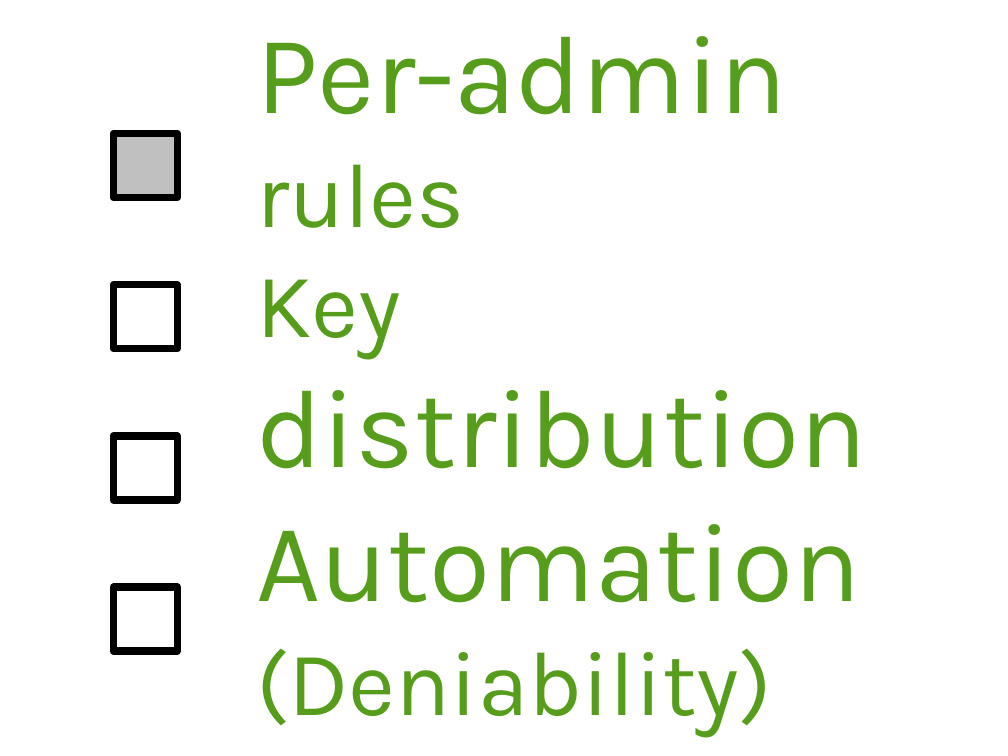
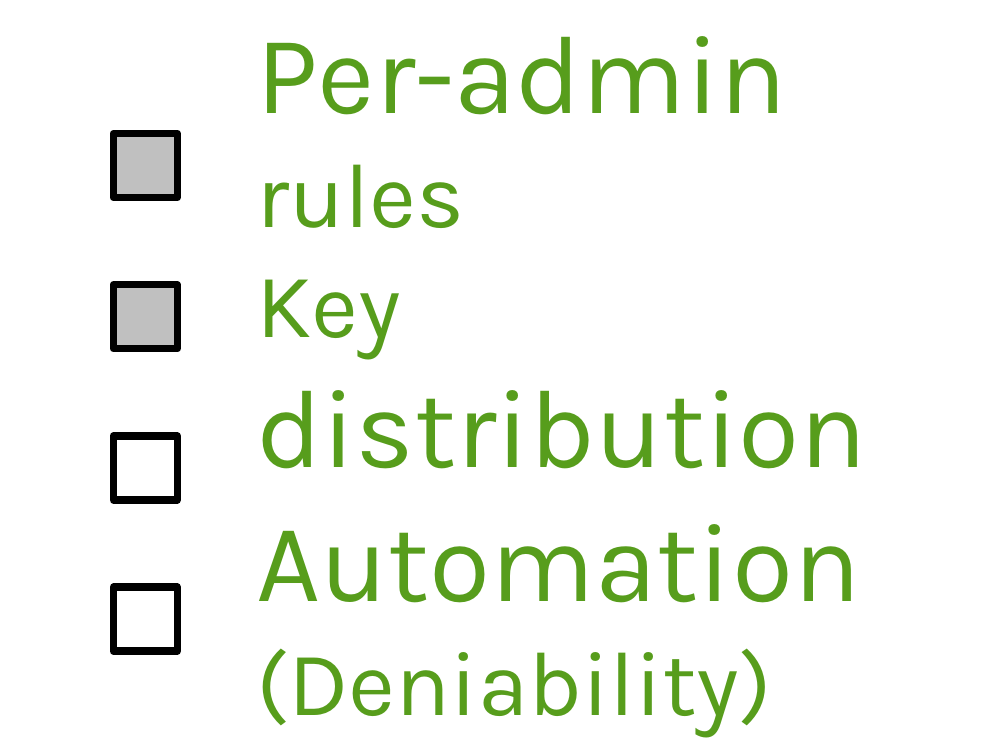
Before and after one commit to arver/arver, a slide deck: slide 8 of presentation/28c3.odp. Drawn at 1008x756 pixels with LibreOffice and Linux fonts; fonts in the diff are those of the drawing. Boxes give left, top, right and bottom in pixels: in the first picture for what was removed or moved away, otherwise in the second. Text is boxed around its words. In the diff, an @@ line names an element or a change of style, - is before the commit and + after.

```diff
--- a/presentation/28c3.odp
+++ b/presentation/28c3.odp
@@ rectangle at <box>113,284,177,349</box>: fill none to #C0C0C0 @@
```
Also in this commit, not shown: 3 other slides changed, 2 slides removed.
